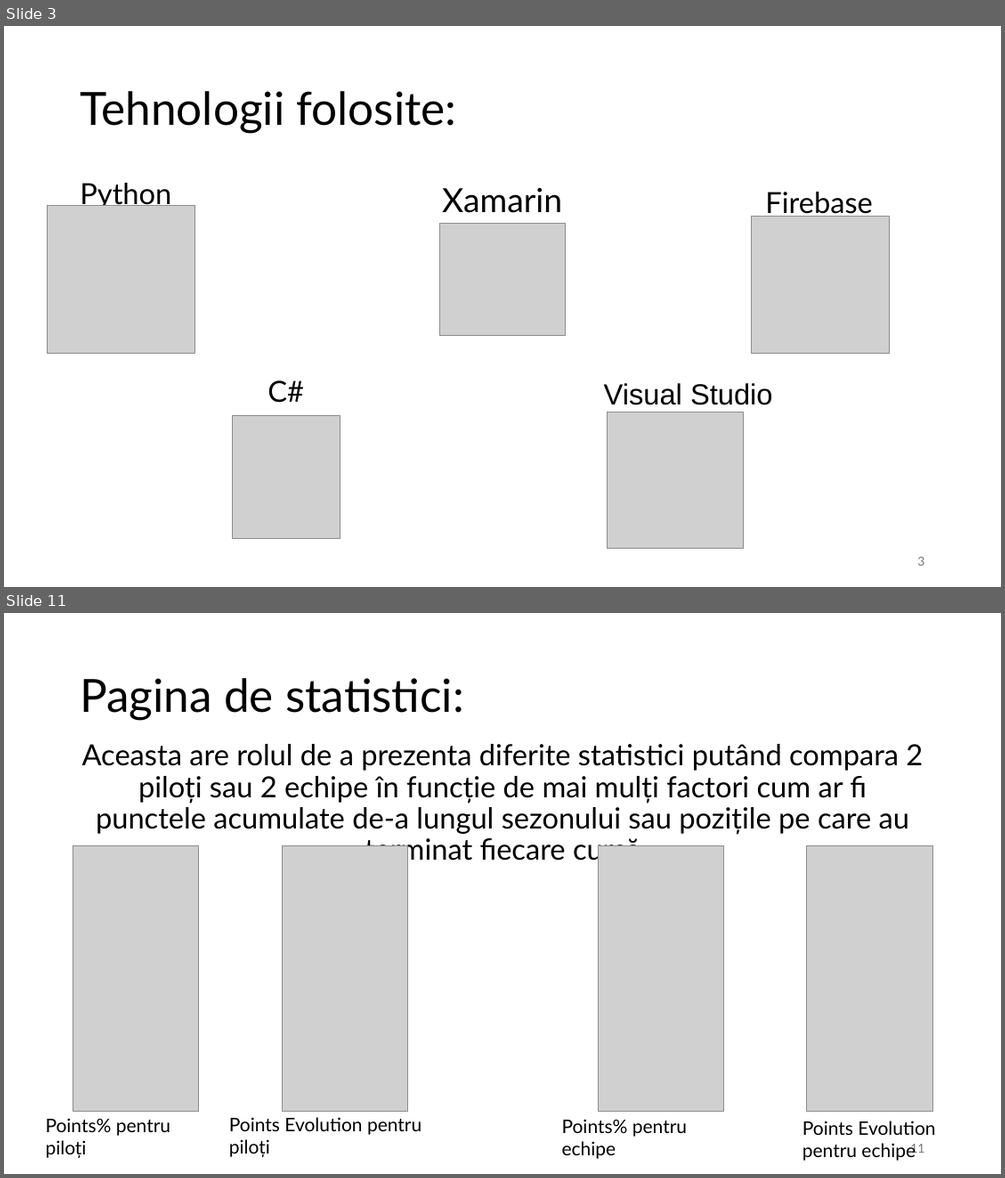
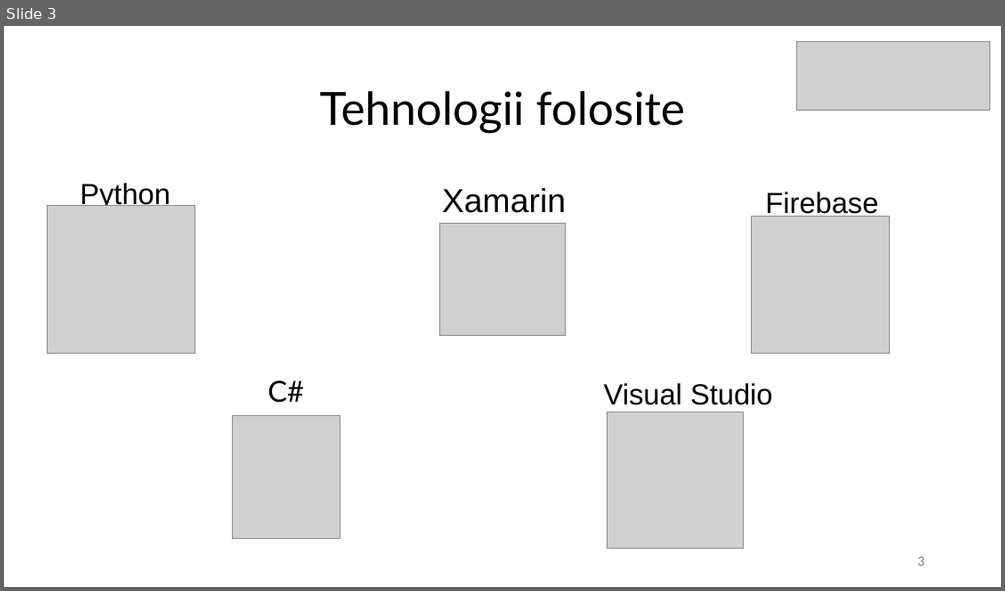
Before and after one commit to Patey0911/Licenta, a slide deck: Mihaly_Bogdan-Matei.pptx. Shown one above the other, each under a label of ours: slides 3 and 11 before the commit, slide 3 after it; the slides between them are not shown. The pictures are 1005x1178 and 1005x591 pixels, drawn with LibreOffice and Linux fonts; fonts in the diff are those of the drawing; grey boxes stand for pictures. Boxes give left, top, right and bottom in pixels: in the first picture for what was removed or moved away, otherwise in the second. Text is boxed around its words. In the diff, an @@ line names an element or a change of style, - is before the commit and + after.

```diff
--- a/Mihaly_Bogdan-Matei.pptx
+++ b/Mihaly_Bogdan-Matei.pptx
@@ slide 11 removed at (4,613,1001,1174), background #FFFFFF @@
@@ title removed at (80,678,464,720) @@
-Pagina de statistici:
@@ text removed at (82,744,922,865) @@
-Aceasta are rolul de a prezenta diferite statistici putând compara 2 piloți sau 2 echipe în funcție de mai mulți factori cum ar fi punctele acumulate de-a lungul sezonului sau pozițile pe care au terminat fiecare cursă
@@ picture removed at (73,845,198,1111) @@
@@ picture removed at (283,845,408,1111) @@
@@ picture removed at (598,845,723,1111) @@
@@ picture removed at (807,845,933,1111) @@
@@ text removed at (46,1118,170,1158) @@
-Points% pentru piloți
@@ text removed at (229,1117,421,1157) @@
-Points Evolution pentru piloți
@@ text removed at (562,1119,687,1159) @@
-Points% pentru echipe
@@ text removed at (802,1120,935,1160) @@
-Points Evolution
-pentru echipe
@@ page number removed at (910,1143,924,1155) @@
-11
@@ slide 3 changed as well @@
@@ picture added at (797,42,990,110) @@
@@ title at (320,91,685,133): text changed @@
-Tehnologii folosite:
+Tehnologii folosite
@@ font Lato to Arial in 3 elements at (80,183,170,209), (442,188,566,213), (765,192,878,218) @@
```
Also in this commit, not shown: 3 other slides changed, 5 slides added, 11 other slides removed, 7 other files.
